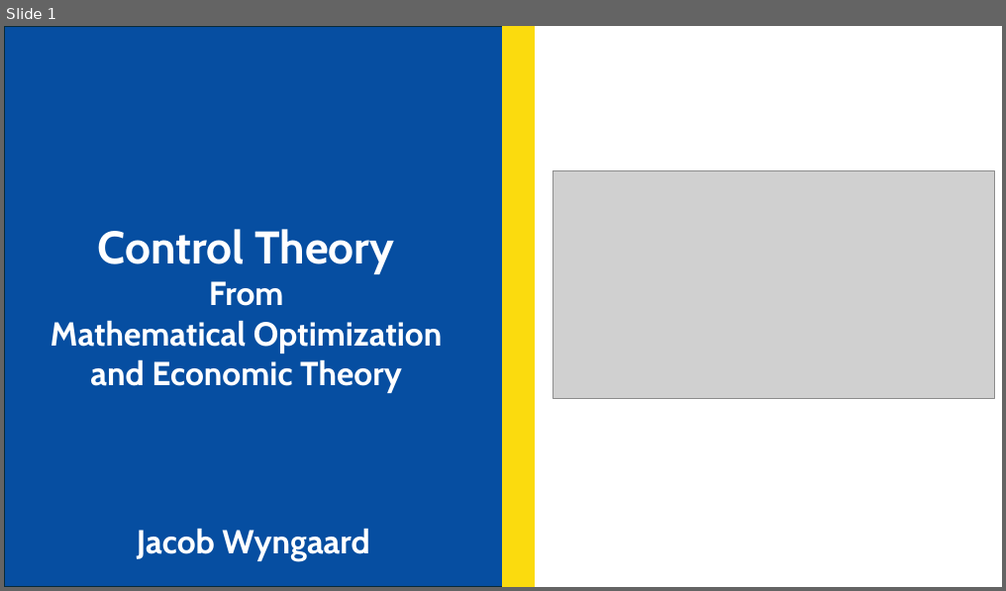
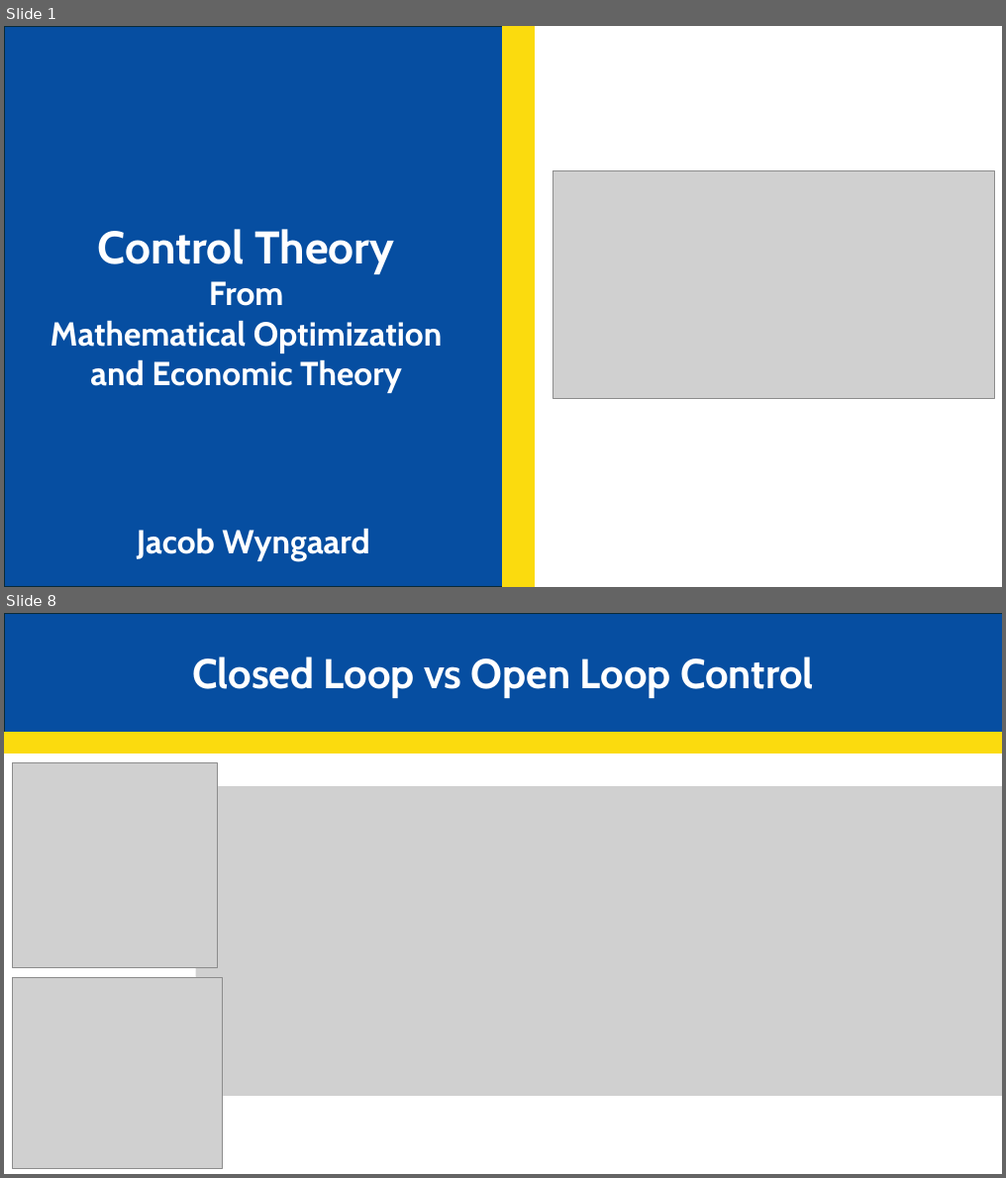
Before and after one commit to JakeCisc210/Candidacy, a slide deck: Reading Course/Presentations/Control Theory.pptx. Shown one above the other, each under a label of ours: slide 1 before the commit, slides 1 and 8 after it; the slides between them are not shown. The pictures are 1006x591 and 1006x1178 pixels, drawn with LibreOffice and Linux fonts; fonts in the diff are those of the drawing; grey boxes stand for pictures. Boxes give left, top, right and bottom in pixels: in the first picture for what was removed or moved away, otherwise in the second. Text is boxed around its words. In the diff, an @@ line names an element or a change of style, - is before the commit and + after.

Commit message:
Control Theory PPT

```diff
--- a/Reading Course/Presentations/Control Theory.pptx
+++ b/Reading Course/Presentations/Control Theory.pptx
@@ slide 8 added at (4, 613, 1002, 1174), background #FFFFFF @@
@@ rectangle added at (5, 613, 1002, 733), fill #064EA1, outline #092A39 1.5 pt @@
@@ text added at (192, 657, 814, 698), 40 pt, text #FFFFFF, bold @@
+Closed Loop vs Open Loop Control
@@ rectangle added at (4, 733, 1002, 753), fill #FBDB0E, outline #FBDB0E 1.5 pt @@
@@ picture added at (13, 763, 218, 967) @@
@@ picture added at (196, 786, 1002, 1096) @@
@@ picture added at (13, 978, 223, 1169) @@
```
Also in this commit, not shown: 3 slides changed, 2 other slides added.
